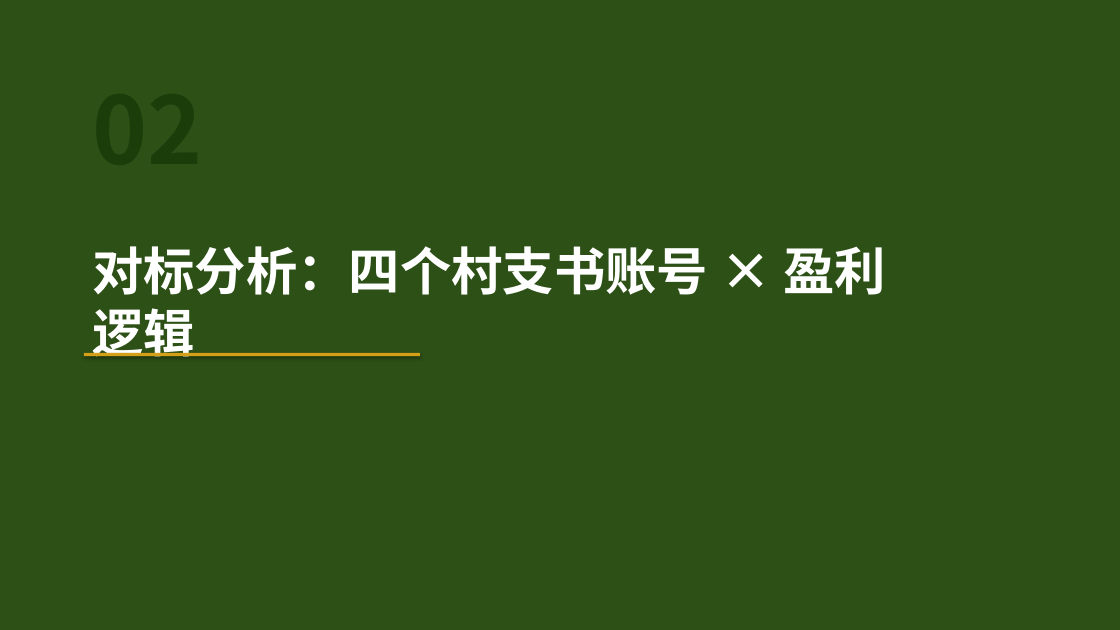
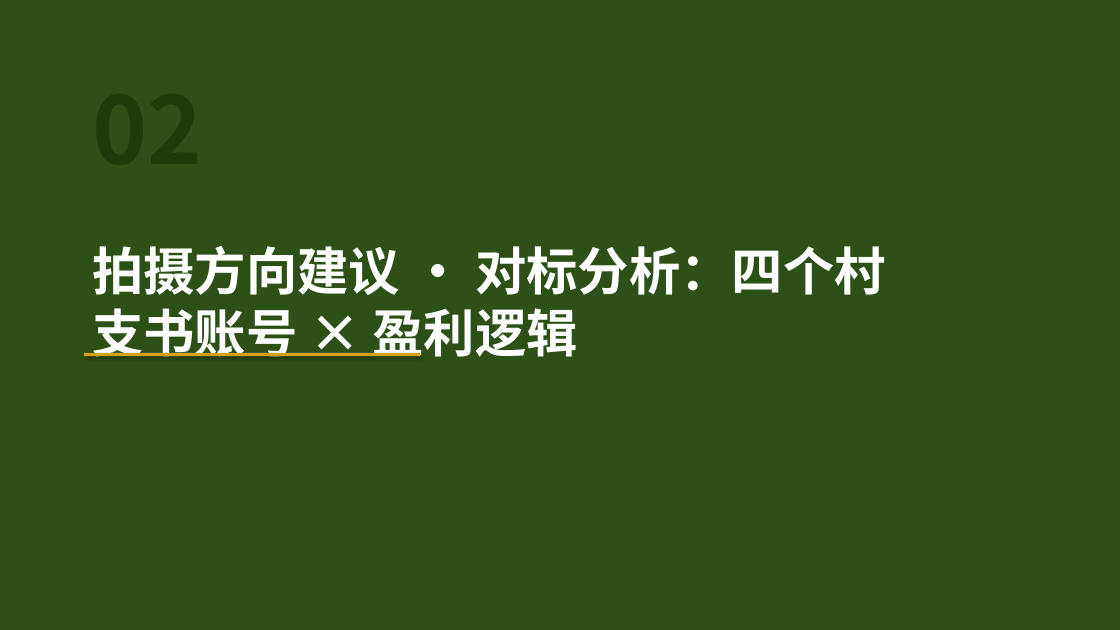
Before and after one commit to 975801846-star/workspace-outputs, a slide deck: slide 8 of tunjunying/plan_v2.pptx. Drawn at 1120x630 pixels with LibreOffice and Linux fonts; fonts in the diff are those of the drawing. Boxes give left, top, right and bottom in pixels: in the first picture for what was removed or moved away, otherwise in the second. Text is boxed around its words. In the diff, an @@ line names an element or a change of style, - is before the commit and + after.

Commit message:
fix: 24条脚本分4页完整展示（每页6条），28页PPT，已含中性表述+王支书替换

```diff
--- a/tunjunying/plan_v2.pptx
+++ b/tunjunying/plan_v2.pptx
@@ text at <box>92,246,886,357</box>: text changed @@
-对标分析：四个村支书账号 × 盈利逻辑
+拍摄方向建议 · 对标分析：四个村支书账号 × 盈利逻辑
```
Also in this commit, not shown: 19 other slides changed, 2 slides added.
